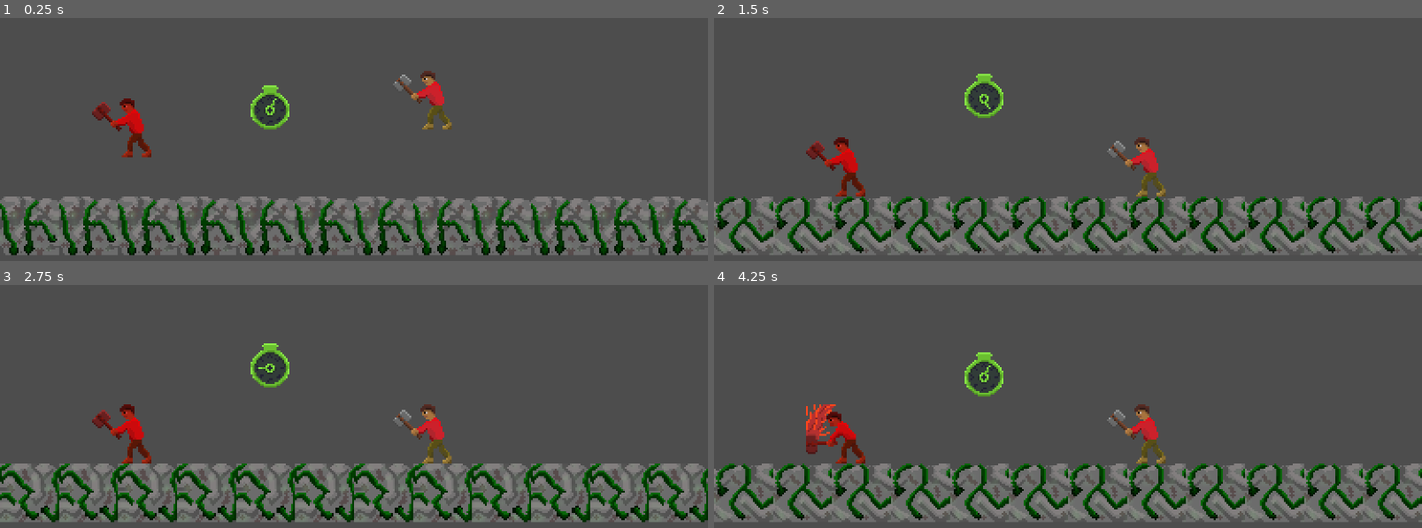
Above: before the commit, frames 1-4 (two rows, left to right).
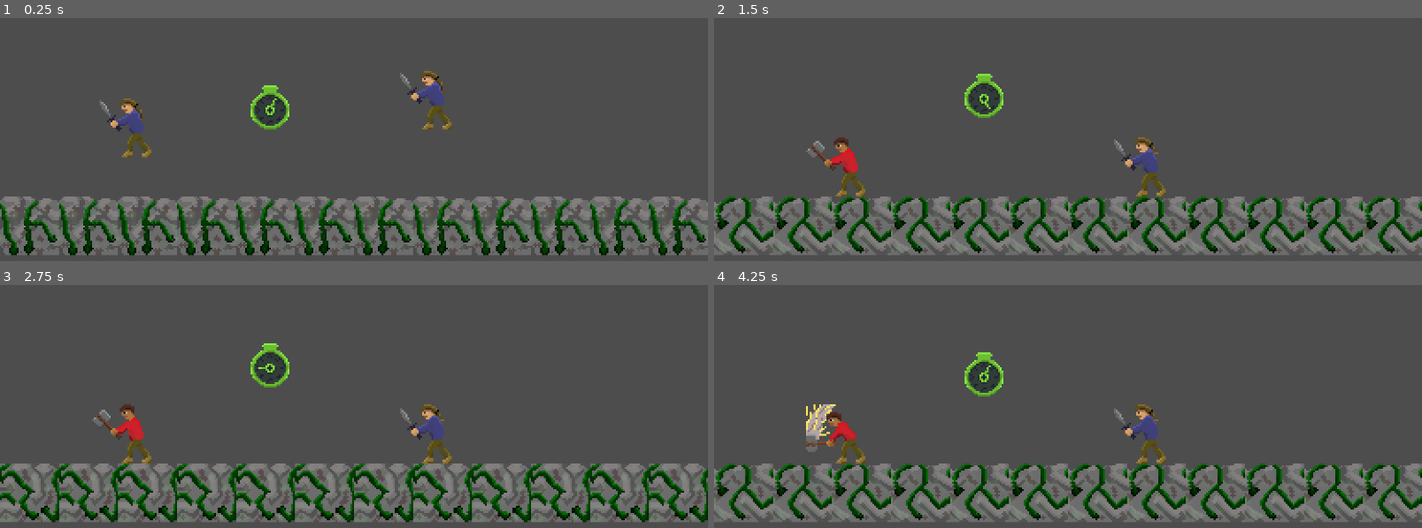
Above: after the commit, the same moments.

Repository: Justiniscoding/HavenHamilton
Game: Godot game, scene res://Scenes/game.tscn
Same seed, same stepped clock (60 frames per second), same inputs: the game is played once before the commit and once after it.
Inputs:
- Up to frame 1 (0.25 s): no input
- Up to frame 2 (1.5 s): tap F (short2) at 0.6 s; tap S (down2) at 1.35 s
- Up to frame 3 (2.75 s): tap F (short2) at 1.55, 2.1 s; hold Down (down1) from 2.03 s (still down)
- Up to frame 4 (4.25 s): release Down (down1) at 2.78 s; tap F (short2) at 2.85, 3.8 s; tap S (down2) at 3.6 s

The runs differ from the first frame. In frame 1, 1.2% of the frame differs, in the area x 13-63%, y 21-58%; in frame 2, 1.1%; in frame 3, 1.1%; in frame 4, 1.4%, in the area x 13-63%, y 49-74%.

Commit message:
more combat system boilerplate, both players have shor tattack

Diff:
--- a/Scenes/game.tscn
+++ b/Scenes/game.tscn
@@ -11,27 +11,18 @@
 0:1/animation_frame_0/duration = 1.0
 0:1/animation_frame_1/duration = 1.0
 0:1/animation_frame_2/duration = 1.0
-0:1/animation_frame_3/duration = 1.0
-0:1/animation_frame_4/duration = 1.0
-0:1/animation_frame_5/duration = 1.0
 0:1/0 = 0
 0:1/0/physics_layer_0/polygon_0/points = PackedVector2Array(-16, -16, 16, -16, 16, 16, -16, 16)
 0:2/animation_columns = 6
 0:2/animation_frame_0/duration = 1.0
 0:2/animation_frame_1/duration = 1.0
 0:2/animation_frame_2/duration = 1.0
-0:2/animation_frame_3/duration = 1.0
-0:2/animation_frame_4/duration = 1.0
-0:2/animation_frame_5/duration = 1.0
 0:2/0 = 0
 0:2/0/physics_layer_0/polygon_0/points = PackedVector2Array(-16, -16, 16, -16, 16, 16, -16, 16)
 0:0/animation_columns = 6
 0:0/animation_frame_0/duration = 1.0
 0:0/animation_frame_1/duration = 1.0
 0:0/animation_frame_2/duration = 1.0
-0:0/animation_frame_3/duration = 1.0
-0:0/animation_frame_4/duration = 1.0
-0:0/animation_frame_5/duration = 1.0
 0:0/0 = 0
 0:0/0/physics_layer_0/polygon_0/points = PackedVector2Array(-16, -16, 16, -16, 16, 16, -16, 16)
 
@@ -48,7 +39,6 @@
 position = Vector2(261, 593)
 
 [node name="Player2" parent="." unique_id=1520999625 instance=ExtResource("1_ebmjs")]
-modulate = Color(1, 0.3019608, 0.29411766, 1)
 position = Vector2(98, 608)
 playerNumber = 2
 
--- a/Scenes/player.tscn
+++ b/Scenes/player.tscn
@@ -3,6 +3,7 @@
 [ext_resource type="Script" uid="uid://djqet4f2r50s5" path="res://Scripts/player.gd" id="1_v0iea"]
 [ext_resource type="Shader" uid="uid://b1bw4a757awso" path="res://Scenes/player.gdshader" id="2_6t5aa"]
 [ext_resource type="Texture2D" uid="uid://cva5bhr1mtbiy" path="res://Art/Player 2.png" id="2_cvnsp"]
+[ext_resource type="Texture2D" uid="uid://decyh63nmkwou" path="res://Art/Player 1.png" id="3_vgqql"]
 
 [sub_resource type="RectangleShape2D" id="RectangleShape2D_xs5hf"]
 size = Vector2(13.5, 28)
@@ -16,6 +17,22 @@
 shader_parameter/enabled = false
 shader_parameter/time = 0.0
 
+[sub_resource type="AtlasTexture" id="AtlasTexture_ax3m3"]
+atlas = ExtResource("3_vgqql")
+region = Rect2(32, 96, 32, 32)
+
+[sub_resource type="AtlasTexture" id="AtlasTexture_3vlem"]
+atlas = ExtResource("3_vgqql")
+region = Rect2(64, 96, 32, 32)
+
+[sub_resource type="AtlasTexture" id="AtlasTexture_8eeqe"]
+atlas = ExtResource("3_vgqql")
+region = Rect2(96, 96, 32, 32)
+
+[sub_resource type="AtlasTexture" id="AtlasTexture_nmr2m"]
+atlas = ExtResource("3_vgqql")
+region = Rect2(0, 96, 32, 32)
+
 [sub_resource type="AtlasTexture" id="AtlasTexture_h4iuc"]
 atlas = ExtResource("2_cvnsp")
 region = Rect2(32, 96, 32, 32)
@@ -32,6 +49,14 @@
 atlas = ExtResource("2_cvnsp")
 region = Rect2(0, 96, 32, 32)
 
+[sub_resource type="AtlasTexture" id="AtlasTexture_5x828"]
+atlas = ExtResource("3_vgqql")
+region = Rect2(0, 32, 32, 32)
+
+[sub_resource type="AtlasTexture" id="AtlasTexture_c1k8q"]
+atlas = ExtResource("3_vgqql")
+region = Rect2(32, 32, 32, 32)
+
 [sub_resource type="AtlasTexture" id="AtlasTexture_igrcy"]
 atlas = ExtResource("2_cvnsp")
 region = Rect2(0, 32, 32, 32)
@@ -40,6 +65,22 @@
 atlas = ExtResource("2_cvnsp")
 region = Rect2(32, 32, 32, 32)
 
+[sub_resource type="AtlasTexture" id="AtlasTexture_e6mvm"]
+atlas = ExtResource("3_vgqql")
+region = Rect2(0, 64, 32, 32)
+
+[sub_resource type="AtlasTexture" id="AtlasTexture_57lvd"]
+atlas = ExtResource("3_vgqql")
+region = Rect2(32, 64, 32, 32)
+
+[sub_resource type="AtlasTexture" id="AtlasTexture_ie7r7"]
+atlas = ExtResource("3_vgqql")
+region = Rect2(64, 64, 32, 32)
+
+[sub_resource type="AtlasTexture" id="AtlasTexture_vq3lt"]
+atlas = ExtResource("3_vgqql")
+region = Rect2(96, 64, 32, 32)
+
 [sub_resource type="AtlasTexture" id="AtlasTexture_olqyp"]
 atlas = ExtResource("2_cvnsp")
 region = Rect2(64, 64, 32, 32)
@@ -56,6 +97,22 @@
 atlas = ExtResource("2_cvnsp")
 region = Rect2(96, 64, 32, 32)
 
+[sub_resource type="AtlasTexture" id="AtlasTexture_pukcj"]
+atlas = ExtResource("3_vgqql")
+region = Rect2(0, 128, 32, 32)
+
+[sub_resource type="AtlasTexture" id="AtlasTexture_1htnp"]
+atlas = ExtResource("3_vgqql")
+region = Rect2(32, 128, 32, 32)
+
+[sub_resource type="AtlasTexture" id="AtlasTexture_m376e"]
+atlas = ExtResource("3_vgqql")
+region = Rect2(64, 128, 32, 32)
+
+[sub_resource type="AtlasTexture" id="AtlasTexture_6b312"]
+atlas = ExtResource("3_vgqql")
+region = Rect2(96, 128, 32, 32)
+
 [sub_resource type="AtlasTexture" id="AtlasTexture_2ijsl"]
 atlas = ExtResource("2_cvnsp")
 region = Rect2(128, 128, 32, 32)
@@ -76,6 +133,30 @@
 atlas = ExtResource("2_cvnsp")
 region = Rect2(0, 128, 32, 32)
 
+[sub_resource type="AtlasTexture" id="AtlasTexture_qavoy"]
+atlas = ExtResource("3_vgqql")
+region = Rect2(0, 160, 32, 32)
+
+[sub_resource type="AtlasTexture" id="AtlasTexture_h5cax"]
+atlas = ExtResource("3_vgqql")
+region = Rect2(64, 160, 32, 32)
+
+[sub_resource type="AtlasTexture" id="AtlasTexture_w4w4b"]
+atlas = ExtResource("3_vgqql")
+region = Rect2(32, 160, 32, 32)
+
+[sub_resource type="AtlasTexture" id="AtlasTexture_dj0x0"]
+atlas = ExtResource("3_vgqql")
+region = Rect2(96, 160, 32, 32)
+
+[sub_resource type="AtlasTexture" id="AtlasTexture_f1uaf"]
+atlas = ExtResource("3_vgqql")
+region = Rect2(128, 160, 32, 32)
+
+[sub_resource type="AtlasTexture" id="AtlasTexture_6hq81"]
+atlas = ExtResource("3_vgqql")
+region = Rect2(160, 160, 32, 32)
+
 [sub_resource type="AtlasTexture" id="AtlasTexture_83xs0"]
 atlas = ExtResource("2_cvnsp")
 region = Rect2(160, 160, 32, 32)
@@ -100,6 +181,54 @@
 atlas = ExtResource("2_cvnsp")
 region = Rect2(0, 160, 32, 32)
 
+[sub_resource type="AtlasTexture" id="AtlasTexture_f5f5t"]
+atlas = ExtResource("3_vgqql")
+region = Rect2(0, 0, 32, 32)
+
+[sub_resource type="AtlasTexture" id="AtlasTexture_qvbpb"]
+atlas = ExtResource("3_vgqql")
+region = Rect2(32, 0, 32, 32)
+
+[sub_resource type="AtlasTexture" id="AtlasTexture_sscpr"]
+atlas = ExtResource("3_vgqql")
+region = Rect2(64, 0, 32, 32)
+
+[sub_resource type="AtlasTexture" id="AtlasTexture_by7i4"]
+atlas = ExtResource("3_vgqql")
+region = Rect2(96, 0, 32, 32)
+
+[sub_resource type="AtlasTexture" id="AtlasTexture_3uvy8"]
+atlas = ExtResource("3_vgqql")
+region = Rect2(128, 0, 32, 32)
+
+[sub_resource type="AtlasTexture" id="AtlasTexture_ss172"]
+atlas = ExtResource("3_vgqql")
+region = Rect2(160, 0, 32, 32)
+
+[sub_resource type="AtlasTexture" id="AtlasTexture_jmelf"]
+atlas = ExtResource("3_vgqql")
+region = Rect2(192, 0, 32, 32)
+
+[sub_resource type="AtlasTexture" id="AtlasTexture_bjdqd"]
+atlas = ExtResource("3_vgqql")
+region = Rect2(224, 0, 32, 32)
+
+[sub_resource type="AtlasTexture" id="AtlasTexture_feq18"]
+atlas = ExtResource("3_vgqql")
+region = Rect2(256, 0, 32, 32)
+
+[sub_resource type="AtlasTexture" id="AtlasTexture_wcnj3"]
+atlas = ExtResource("3_vgqql")
+region = Rect2(288, 0, 32, 32)
+
+[sub_resource type="AtlasTexture" id="AtlasTexture_jsob3"]
+atlas = ExtResource("3_vgqql")
+region = Rect2(320, 0, 32, 32)
+
+[sub_resource type="AtlasTexture" id="AtlasTexture_pg0gw"]
+atlas = ExtResource("3_vgqql")
+region = Rect2(352, 0, 32, 32)
+
 [sub_resource type="AtlasTexture" id="AtlasTexture_6t5aa"]
 atlas = ExtResource("2_cvnsp")
 region = Rect2(0, 0, 32, 32)
@@ -147,6 +276,38 @@
 [sub_resource type="AtlasTexture" id="AtlasTexture_7dp3o"]
 atlas = ExtResource("2_cvnsp")
 region = Rect2(352, 0, 32, 32)
+
+[sub_resource type="AtlasTexture" id="AtlasTexture_lisdf"]
+atlas = ExtResource("3_vgqql")
+region = Rect2(0, 192, 32, 32)
+
+[sub_resource type="AtlasTexture" id="AtlasTexture_n1x1j"]
+atlas = ExtResource("3_vgqql")
+region = Rect2(32, 192, 32, 32)
+
+[sub_resource type="AtlasTexture" id="AtlasTexture_c8b32"]
+atlas = ExtResource("3_vgqql")
+region = Rect2(64, 192, 32, 32)
+
+[sub_resource type="AtlasTexture" id="AtlasTexture_nj1g2"]
+atlas = ExtResource("3_vgqql")
+region = Rect2(96, 192, 32, 32)
+
+[sub_resource type="AtlasTexture" id="AtlasTexture_usbl8"]
+atlas = ExtResource("3_vgqql")
+region = Rect2(128, 192, 32, 32)
+
+[sub_resource type="AtlasTexture" id="AtlasTexture_dtg1u"]
+atlas = ExtResource("3_vgqql")
+region = Rect2(160, 192, 32, 32)
+
+[sub_resource type="AtlasTexture" id="AtlasTexture_nuaet"]
+atlas = ExtResource("3_vgqql")
+region = Rect2(192, 192, 32, 32)
+
+[sub_resource type="AtlasTexture" id="AtlasTexture_bqbau"]
+atlas = ExtResource("3_vgqql")
+region = Rect2(224, 192, 32, 32)
 
 [sub_resource type="AtlasTexture" id="AtlasTexture_nv4vc"]
 atlas = ExtResource("2_cvnsp")
@@ -192,6 +353,23 @@
 animations = [{
 "frames": [{
 "duration": 1.0,
+"texture": SubResource("AtlasTexture_ax3m3")
+}, {
+"duration": 1.0,
+"texture": SubResource("AtlasTexture_3vlem")
+}, {
+"duration": 1.0,
+"texture": SubResource("AtlasTexture_8eeqe")
+}, {
+"duration": 1.0,
+"texture": SubResource("AtlasTexture_nmr2m")
+}],
+"loop": 0,
+"name": &"double_jump1",
+"speed": 15.0
+}, {
+"frames": [{
+"duration": 1.0,
 "texture": SubResource("AtlasTexture_h4iuc")
 }, {
 "duration": 1.0,
@@ -206,6 +384,17 @@
 "loop": 0,
 "name": &"double_jump2",
 "speed": 15.0
+}, {
+"frames": [{
+"duration": 1.0,
+"texture": SubResource("AtlasTexture_5x828")
+}, {
+"duration": 1.0,
+"texture": SubResource("AtlasTexture_c1k8q")
+}],
+"loop": 1,
+"name": &"idle1",
+"speed": 4.0
 }, {
 "frames": [{
 "duration": 1.0,
@@ -220,6 +409,23 @@
 }, {
 "frames": [{
 "duration": 1.0,
+"texture": SubResource("AtlasTexture_e6mvm")
+}, {
+"duration": 1.0,
+"texture": SubResource("AtlasTexture_57lvd")
+}, {
+"duration": 1.0,
+"texture": SubResource("AtlasTexture_ie7r7")
+}, {
+"duration": 1.0,
+"texture": SubResource("AtlasTexture_vq3lt")
+}],
+"loop": 0,
+"name": &"jump1",
+"speed": 5.0
+}, {
+"frames": [{
+"duration": 1.0,
 "texture": SubResource("AtlasTexture_olqyp")
 }, {
 "duration": 1.0,
@@ -237,6 +443,23 @@
 }, {
 "frames": [{
 "duration": 1.0,
+"texture": SubResource("AtlasTexture_pukcj")
+}, {
+"duration": 1.0,
+"texture": SubResource("AtlasTexture_1htnp")
+}, {
+"duration": 1.0,
+"texture": SubResource("AtlasTexture_m376e")
+}, {
+"duration": 1.0,
+"texture": SubResource("AtlasTexture_6b312")
+}],
+"loop": 0,
+"name": &"land1",
+"speed": 5.0
+}, {
+"frames": [{
+"duration": 1.0,
 "texture": SubResource("AtlasTexture_2ijsl")
 }, {
 "duration": 1.0,
@@ -257,6 +480,29 @@
 }, {
 "frames": [{
 "duration": 1.0,
+"texture": SubResource("AtlasTexture_qavoy")
+}, {
+"duration": 1.0,
+"texture": SubResource("AtlasTexture_h5cax")
+}, {
+"duration": 1.0,
+"texture": SubResource("AtlasTexture_w4w4b")
+}, {
+"duration": 1.0,
+"texture": SubResource("AtlasTexture_dj0x0")
+}, {
+"duration": 1.0,
+"texture": SubResource("AtlasTexture_f1uaf")
+}, {
+"duration": 1.0,
+"texture": SubResource("AtlasTexture_6hq81")
+}],
+"loop": 0,
+"name": &"range1",
+"speed": 5.0
+}, {
+"frames": [{
+"duration": 1.0,
 "texture": SubResource("AtlasTexture_83xs0")
 }, {
 "duration": 1.0,
@@ -277,6 +523,47 @@
 "loop": 0,
 "name": &"range2",
 "speed": 5.0
+}, {
+"frames": [{
+"duration": 1.0,
+"texture": SubResource("AtlasTexture_f5f5t")
+}, {
+"duration": 1.0,
+"texture": SubResource("AtlasTexture_qvbpb")
+}, {
+"duration": 1.0,
+"texture": SubResource("AtlasTexture_sscpr")
+}, {
+"duration": 1.0,
+"texture": SubResource("AtlasTexture_by7i4")
+}, {
+"duration": 1.0,
+"texture": SubResource("AtlasTexture_3uvy8")
+}, {
+"duration": 1.0,
+"texture": SubResource("AtlasTexture_ss172")
+}, {
+"duration": 1.0,
+"texture": SubResource("AtlasTexture_jmelf")
+}, {
+"duration": 1.0,
+"texture": SubResource("AtlasTexture_bjdqd")
+}, {
+"duration": 1.0,
+"texture": SubResource("AtlasTexture_feq18")
+}, {
+"duration": 1.0,
+"texture": SubResource("AtlasTexture_wcnj3")
+}, {
+"duration": 1.0,
+"texture": SubResource("AtlasTexture_jsob3")
+}, {
+"duration": 1.0,
+"texture": SubResource("AtlasTexture_pg0gw")
+}],
+"loop": 1,
+"name": &"run1",
+"speed": 9.0
 }, {
 "frames": [{
 "duration": 1.0,
@@ -318,6 +605,35 @@
 "loop": 1,
 "name": &"run2",
 "speed": 9.0
+}, {
+"frames": [{
+"duration": 0.5,
+"texture": SubResource("AtlasTexture_lisdf")
+}, {
+"duration": 0.5,
+"texture": SubResource("AtlasTexture_n1x1j")
+}, {
+"duration": 0.5,
+"texture": SubResource("AtlasTexture_c8b32")
+}, {
+"duration": 1.0,
+"texture": SubResource("AtlasTexture_nj1g2")
+}, {
+"duration": 1.0,
+"texture": SubResource("AtlasTexture_usbl8")
+}, {
+"duration": 1.0,
+"texture": SubResource("AtlasTexture_dtg1u")
+}, {
+"duration": 1.0,
+"texture": SubResource("AtlasTexture_nuaet")
+}, {
+"duration": 1.0,
+"texture": SubResource("AtlasTexture_bqbau")
+}],
+"loop": 0,
+"name": &"short1",
+"speed": 5.0
 }, {
 "frames": [{
 "duration": 0.25,
@@ -376,7 +692,5 @@
 material = SubResource("ShaderMaterial_vgqql")
 position = Vector2(7, 0)
 sprite_frames = SubResource("SpriteFrames_v0iea")
-animation = &"short2"
-frame = 9
-frame_progress = 1.0
+animation = &"short1"
 offset = Vector2(-7, 0)
--- a/Scripts/player.gd
+++ b/Scripts/player.gd
@@ -44,9 +44,29 @@
 	READY
 }
 
+var weapons = {
+	short1 = {
+		charge = 18,
+		attack = 15,
+		cooldown = 10
+	},
+	short2 = {
+		charge = 8,
+		attack = 24,
+		cooldown = 12
+	},
+	range2 = {
+
+	},
+	range1 = {
+
+	}
+}
+
 var targetVel := Vector2.ZERO
 
 var weaponState = WeaponState.READY
+var didAttack = false
 
 func _ready() -> void:
 	pnum = str(playerNumber)
@@ -66,34 +86,47 @@
 func fight():
 	if currentAttack == Attacks.NONE and weaponState == WeaponState.READY:
 		if Input.is_action_just_pressed("short" + pnum):
-			$AnimatedSprite2D.play("short2")
-			startup.reset(8)
-			print("Starting")
+			$AnimatedSprite2D.play("short" + pnum)
+			startup.reset(weapons["short" + pnum].charge)
 			currentAttack = Attacks.SHORT
+			weaponState = WeaponState.CHARGING
+			print("charging")
+
+		if Input.is_action_just_pressed("range" + pnum):
+			$AnimatedSprite2D.play("range" + pnum)
+			startup.reset(weapons["range" + pnum].charge)
+			currentAttack = Attacks.RANGED
 			weaponState = WeaponState.CHARGING
 
 	if weaponState == WeaponState.CHARGING and startup.can():
 		weaponState = WeaponState.ATTACKING
-		print("Attacking")
-		active.reset(24)
+		print("attacking")
+		if currentAttack == Attacks.SHORT:
+			active.reset(weapons["short" + pnum].attack)
+		else:
+			active.reset(weapons["range" + pnum].attack)
 
 	if weaponState == WeaponState.ATTACKING:
 		var player = getCollider()
 
-		if not player == null and not currentAttack == Attacks.NONE:
-			print("did attack")
-			currentAttack = Attacks.NONE
+		if not player == null and not currentAttack == Attacks.NONE and not didAttack:
+			didAttack = true
 
 			player.targetVel.y = -1000
-			player.targetVel.x = sign(position.x - player.position.x) * -1000
+			player.targetVel.x = 1000 if $AnimatedSprite2D.flip_h else -1000
 
 
 	if weaponState == WeaponState.ATTACKING and active.can():
+		didAttack = false
+		print("on cooldown")
 		weaponState = WeaponState.COOLDOWN
-		print("cooling down")
-		end.reset(12)
+		if currentAttack == Attacks.SHORT:
+			end.reset(weapons["short" + pnum].cooldown)
+		else:
+			end.reset(weapons["range" + pnum].cooldown)
 
 	if weaponState == WeaponState.COOLDOWN and end.can():
+		print("cooldown over")
 		weaponState = WeaponState.READY
 		currentAttack = Attacks.NONE
 
@@ -101,6 +134,12 @@
 var isJumping = false
 
 func _physics_process(delta: float) -> void:
+	startup.update(delta)
+	end.update(delta)
+	active.update(delta)
+
+	fight()
+
 	var direction = Input.get_axis("left" + pnum, "right" + pnum) * speed
 
 	if not is_on_floor():
@@ -109,12 +148,12 @@
 	targetVel = lerp(targetVel, Vector2.ZERO, 0.2)
 
 	if direction != 0:
-		if is_on_floor() and currentAttack == Attacks.NONE and weaponState == WeaponState.READY:
-			$AnimatedSprite2D.play("run2")
+		if is_on_floor() and currentAttack == Attacks.NONE and weaponState == WeaponState.READY and not didAttack:
+			$AnimatedSprite2D.play("run" + pnum)
 		velocity.x = lerp(velocity.x, direction, 0.25)
 	else:
-		if is_on_floor() and currentAttack == Attacks.NONE and weaponState == WeaponState.READY:
-			$AnimatedSprite2D.play("idle2")
+		if is_on_floor() and currentAttack == Attacks.NONE and weaponState == WeaponState.READY and not didAttack:
+			$AnimatedSprite2D.play("idle" + pnum)
 		velocity.x = lerp(velocity.x, 0.0, 0.25)
 
 	if velocity.x > 0:
@@ -131,11 +170,11 @@
 	if Input.is_action_just_pressed("up" + pnum):
 		if is_on_floor():
 			isJumping = true
-			$AnimatedSprite2D.play("jump2")
+			$AnimatedSprite2D.play("jump" + pnum)
 			canDoubleJump = true
 			velocity.y = jump
 		elif canDoubleJump:
-			$AnimatedSprite2D.play("double_jump2")
+			$AnimatedSprite2D.play("double_jump" + pnum)
 			canDoubleJump = false
 			velocity.y = doubleJumpSize
 	if not is_on_floor() and Input.is_action_just_released("up" + pnum) and canDoubleJump:
@@ -149,8 +188,4 @@
 
 	velocity -= targetVel
 
-	startup.update(delta)
-	active.update(delta)
-	end.update(delta)
-
 	fight()
--- a/project.godot
+++ b/project.godot
@@ -69,11 +69,23 @@
 short1={
 "deadzone": 0.2,
 "events": [Object(InputEventKey,"resource_local_to_scene":false,"resource_name":"","device":-1,"window_id":0,"alt_press …(195 unchanged characters)…
+, Object(InputEventKey,"resource_local_to_scene":false,"resource_name":"","device":-1,"window_id":0,"alt_pressed":false,"shift_pressed":false,"ctrl_pressed":false,"meta_pressed":false,"pressed":false,"keycode":0,"physical_keycode":4194328,"key_label":0,"unicode":0,"location":0,"echo":false,"script":null)
+, Object(InputEventKey,"resource_local_to_scene":false,"resource_name":"","device":-1,"window_id":0,"alt_pressed":false,"shift_pressed":false,"ctrl_pressed":false,"meta_pressed":false,"pressed":false,"keycode":0,"physical_keycode":44,"key_label":0,"unicode":44,"location":0,"echo":false,"script":null)
 ]
 }
 short2={
 "deadzone": 0.2,
 "events": [Object(InputEventKey,"resource_local_to_scene":false,"resource_name":"","device":-1,"window_id":0,"alt_press …(192 unchanged characters)…
+]
+}
+range1={
+"deadzone": 0.2,
+"events": [Object(InputEventKey,"resource_local_to_scene":false,"resource_name":"","device":-1,"window_id":0,"alt_pressed":false,"shift_pressed":false,"ctrl_pressed":false,"meta_pressed":false,"pressed":false,"keycode":0,"physical_keycode":4194326,"key_label":0,"unicode":0,"location":0,"echo":false,"script":null)
+]
+}
+range2={
+"deadzone": 0.2,
+"events": [Object(InputEventKey,"resource_local_to_scene":false,"resource_name":"","device":-1,"window_id":0,"alt_pressed":false,"shift_pressed":false,"ctrl_pressed":false,"meta_pressed":false,"pressed":false,"keycode":0,"physical_keycode":71,"key_label":0,"unicode":103,"location":0,"echo":false,"script":null)
 ]
 }
 
Not shown, added: Art/Player 1.png.import
Not shown: 1 places in Scenes/game.tscn that only renumber resources
